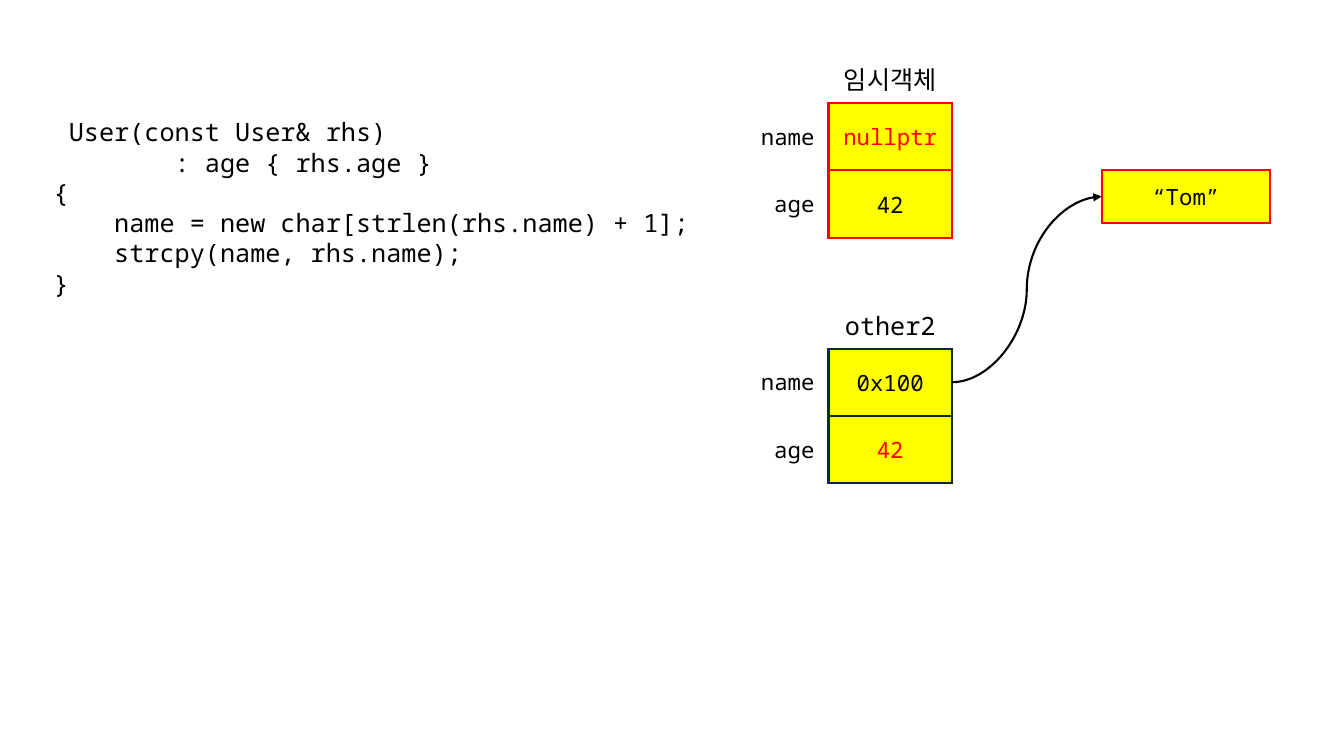
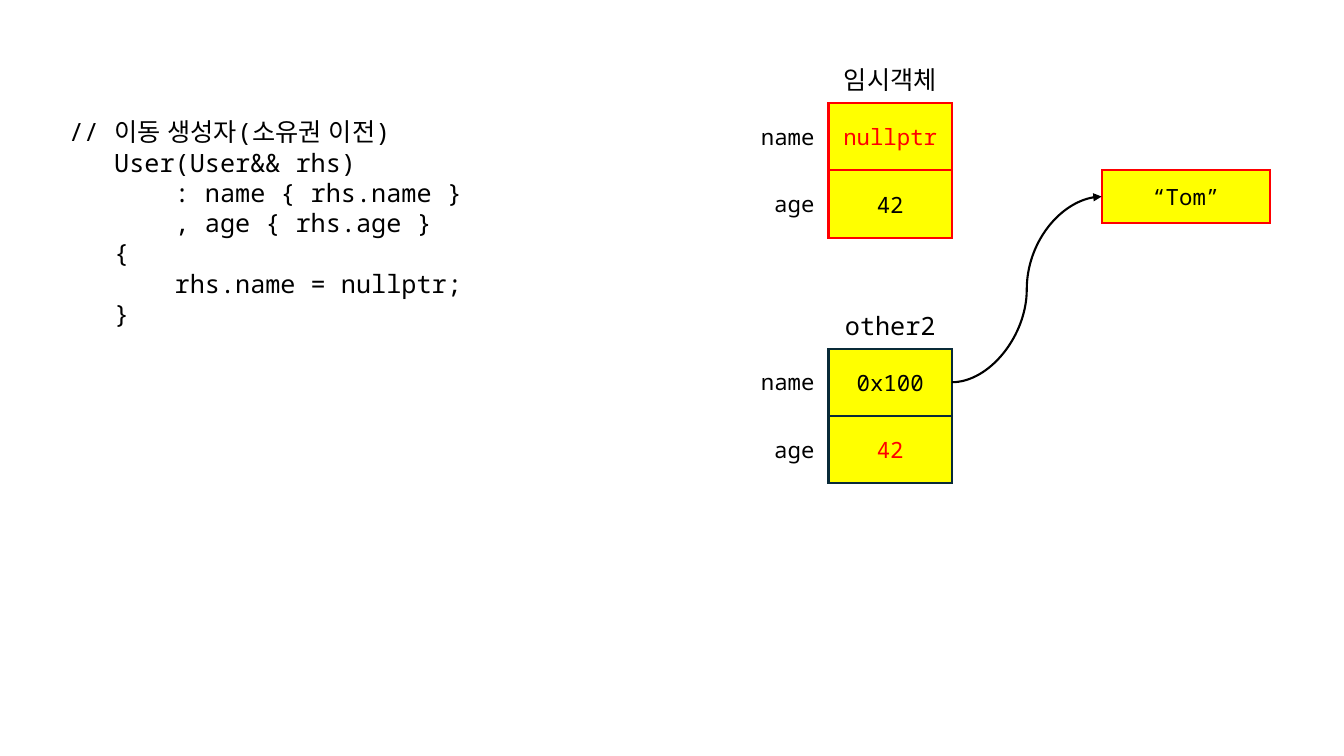
Before and after one commit to yoondev-classroom/cpp_240708, a slide deck: slide 50 of cpp_240708.pptx. Drawn at 1344x756 pixels with LibreOffice and Linux fonts; fonts in the diff are those of the drawing. Boxes give left, top, right and bottom in pixels: in the first picture for what was removed or moved away, otherwise in the second. Text is boxed around its words. In the diff, an @@ line names an element or a change of style, - is before the commit and + after.

```diff
--- a/cpp_240708.pptx
+++ b/cpp_240708.pptx
@@ text at [114,120,432,238]: text changed @@
-User(const User& rhs)
-: age { rhs.age }
+// 이동 생성자(소유권 이전)
+User(User&& rhs)
+: name { rhs.name }
+, age { rhs.age }
@@ text at [175,274,462,299]: text changed @@
-name = new char[strlen(rhs.name) + 1];
-strcpy(name, rhs.name);
+rhs.name = nullptr;
```
Also in this commit, not shown: 2 other slides changed, 2 other files.
